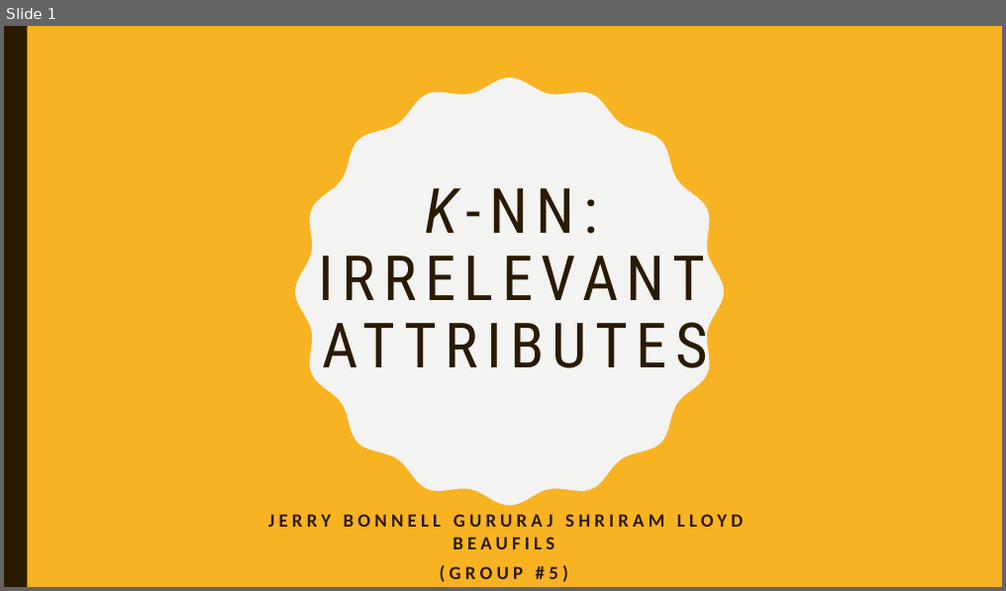
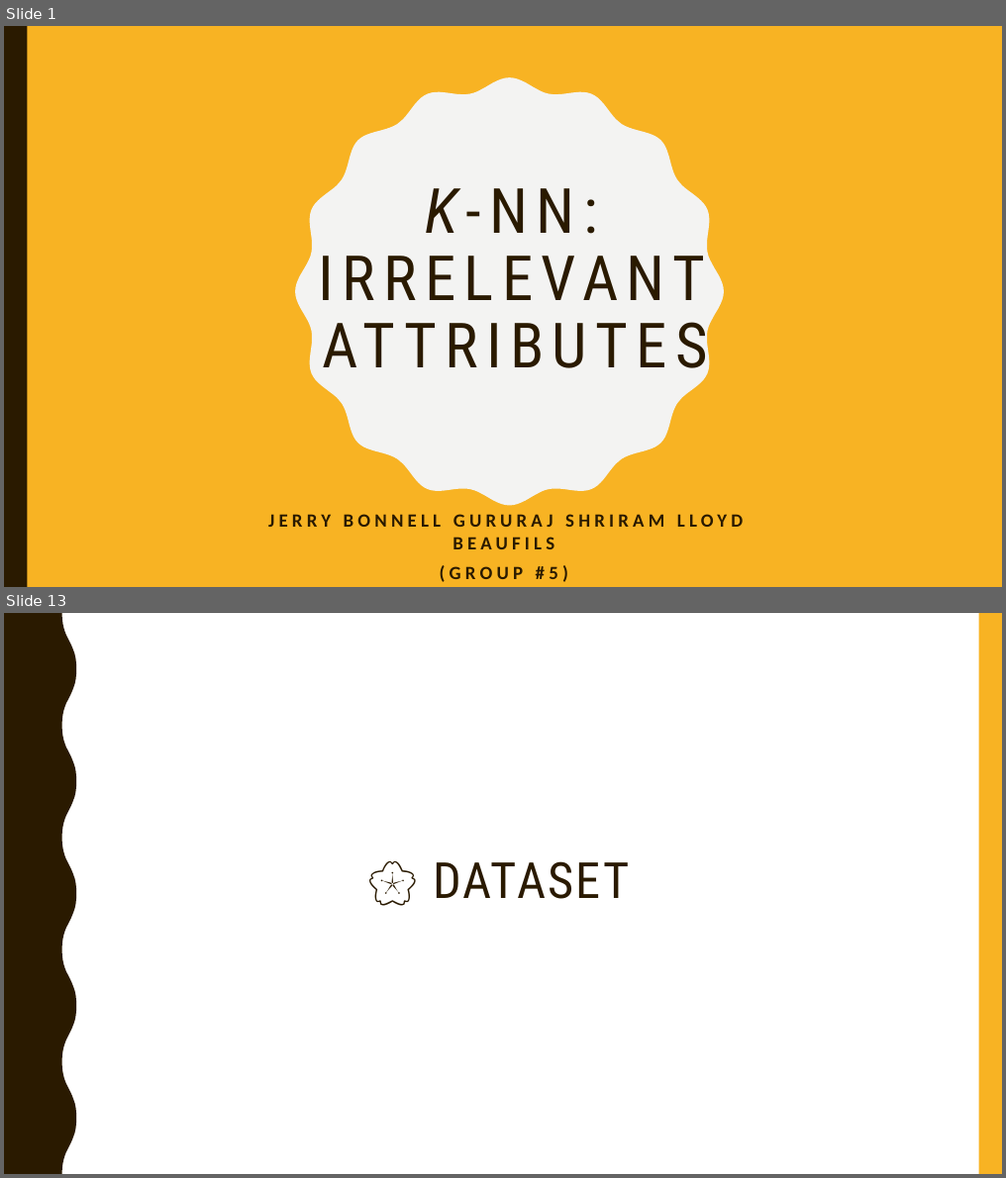
Before and after one commit to gururaj-shriram/ece548-machine-learning, a slide deck: proj1/presentation/pres.pptx. Shown one above the other, each under a label of ours: slide 1 before the commit, slides 1 and 13 after it; the slides between them are not shown. The pictures are 1006x591 and 1006x1178 pixels, drawn with LibreOffice and Linux fonts; fonts in the diff are those of the drawing. Boxes give left, top, right and bottom in pixels: in the first picture for what was removed or moved away, otherwise in the second. Text is boxed around its words. In the diff, an @@ line names an element or a change of style, - is before the commit and + after.

```diff
--- a/proj1/presentation/pres.pptx
+++ b/proj1/presentation/pres.pptx
@@ slide 13 added at <box>4,613,1002,1174</box>, background #FFFFFF @@
@@ freeform shape added at <box>4,613,76,1174</box>, fill #2A1A00 @@
@@ rectangle added at <box>979,613,1002,1174</box>, fill #F8B323 @@
@@ title added at <box>433,861,629,899</box>, 48 pt, text #2A1A00 @@
+🌸 DATASET
```
Also in this commit, not shown: 31 slides changed, 1 other slide added.
